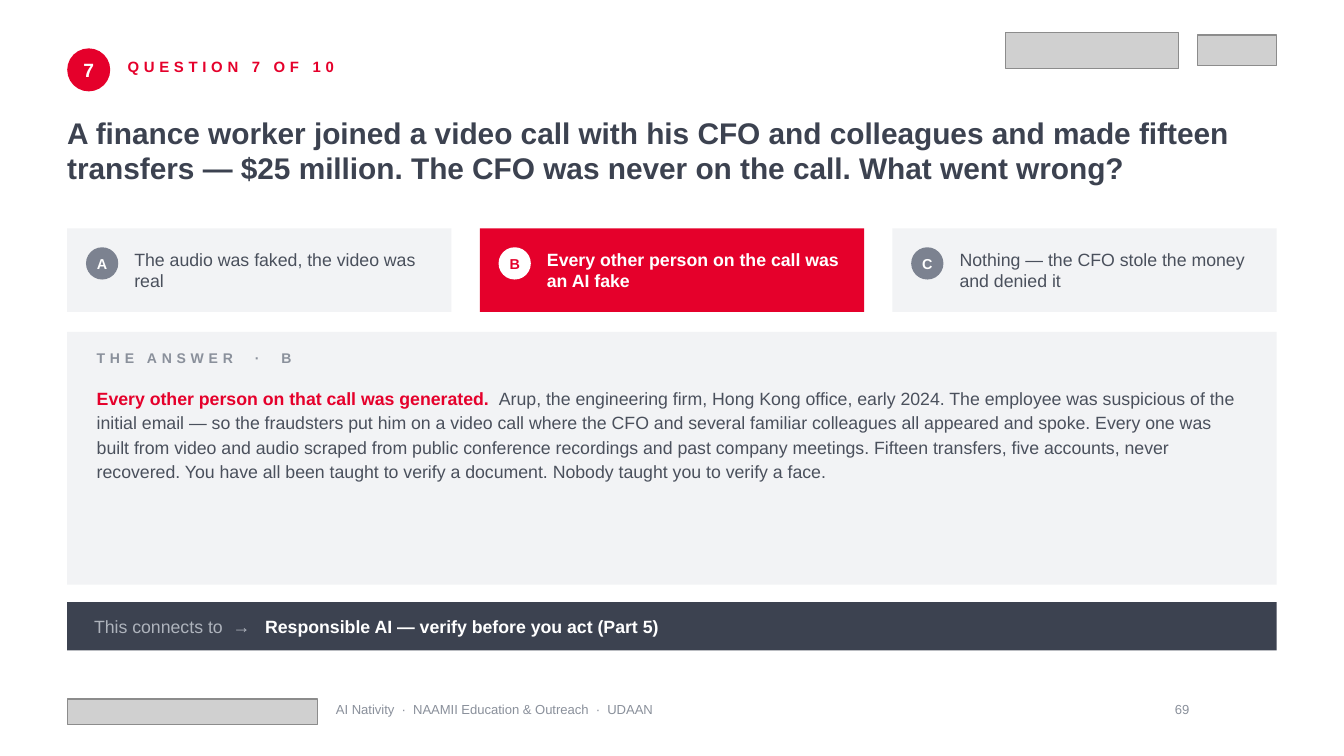
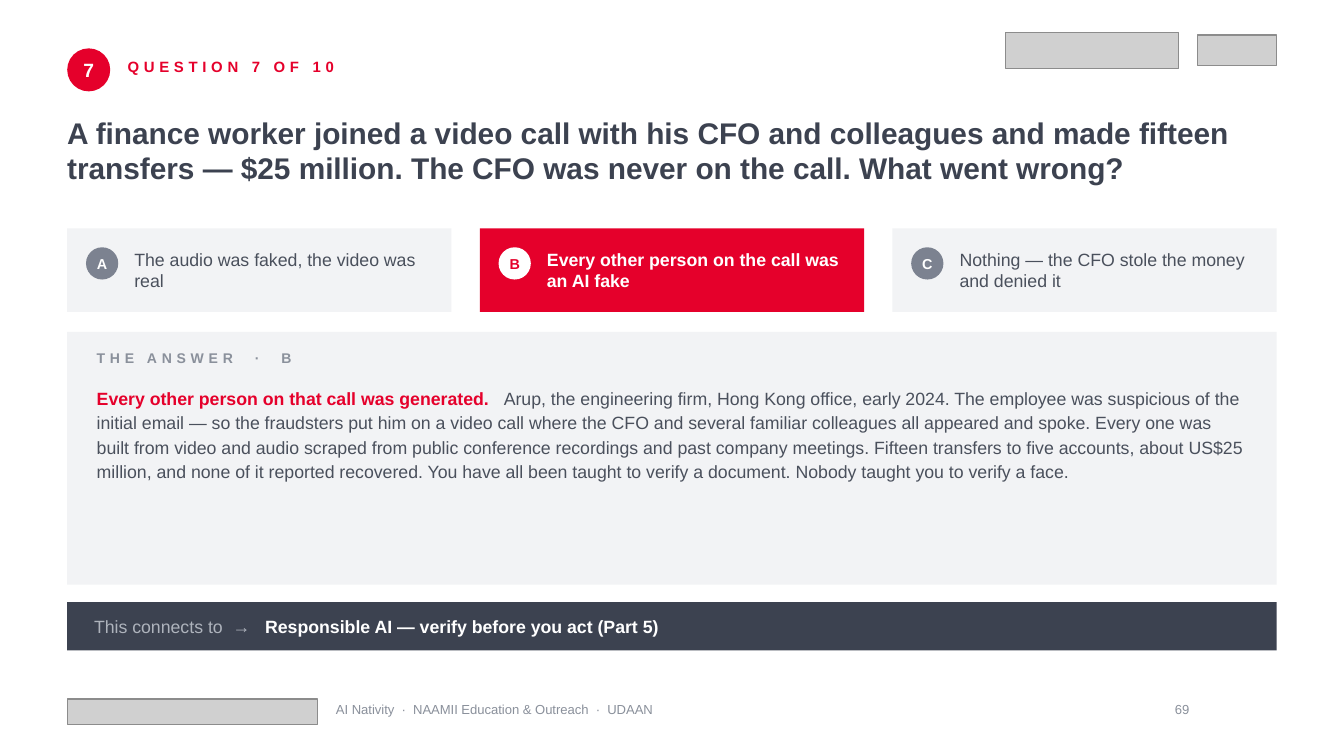
Before and after one commit to gitparihub-NAAMII/EU-UDAAN, a slide deck: slide 69 of AI Native/6-workshops/ai-nativity-2026/final/deck/ai-nativity-2026.pptx. Drawn at 1344x756 pixels with LibreOffice and Linux fonts; fonts in the diff are those of the drawing; grey boxes stand for pictures; background and template pictures are left out. Boxes give left, top, right and bottom in pixels: in the first picture for what was removed or moved away, otherwise in the second. Text is boxed around its words. In the diff, an @@ line names an element or a change of style, - is before the commit and + after.

```diff
--- a/AI Native/6-workshops/ai-nativity-2026/final/deck/ai-nativity-2026.pptx
+++ b/AI Native/6-workshops/ai-nativity-2026/final/deck/ai-nativity-2026.pptx
@@ text at <box>97,392,1243,482</box>: text changed @@
-Every other person on that call was generated. Arup, the engineering firm, Hong Kong office, early 2024. The employee was suspicious of the initial email — so the fraudsters put him on a video call where the CFO and several familiar colleagues all appeared and spoke. Every one was built from video and audio scraped from public conference recordings and past company meetings. Fifteen transfers, five accounts, never recovered. You have all been taught to verify a document. Nobody taught you to verify a face.
+Every other person on that call was generated. Arup, the engineering firm, Hong Kong office, early 2024. The employee was suspicious of the initial email — so the fraudsters put him on a video call where the CFO and several familiar colleagues all appeared and spoke. Every one was built from video and audio scraped from public conference recordings and past company meetings. Fifteen transfers to five accounts, about US$25 million, and none of it reported recovered. You have all been taught to verify a document. Nobody taught you to verify a face.
```
Also in this commit, not shown: 15 other slides changed, 5 other files.
